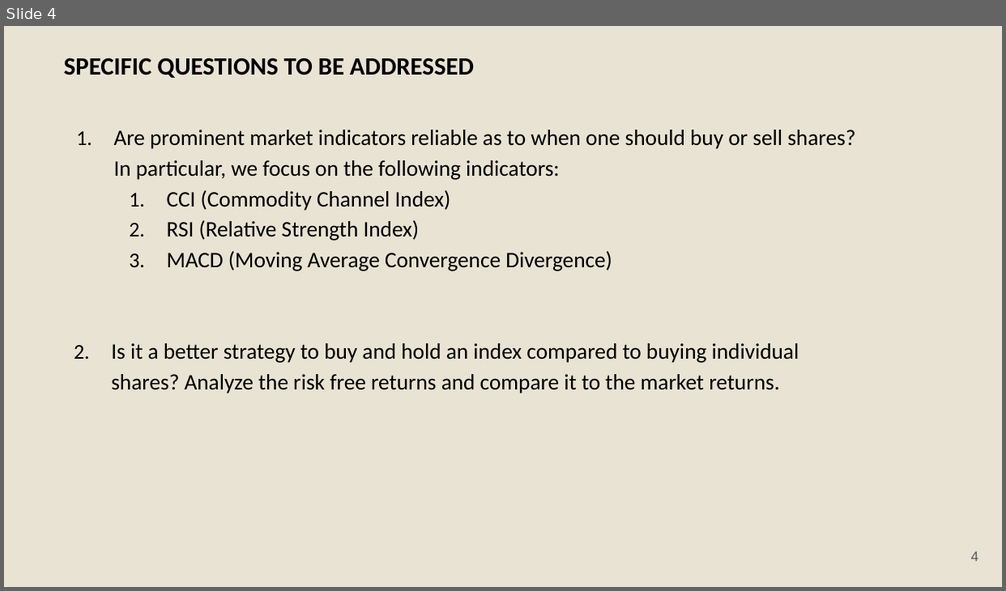
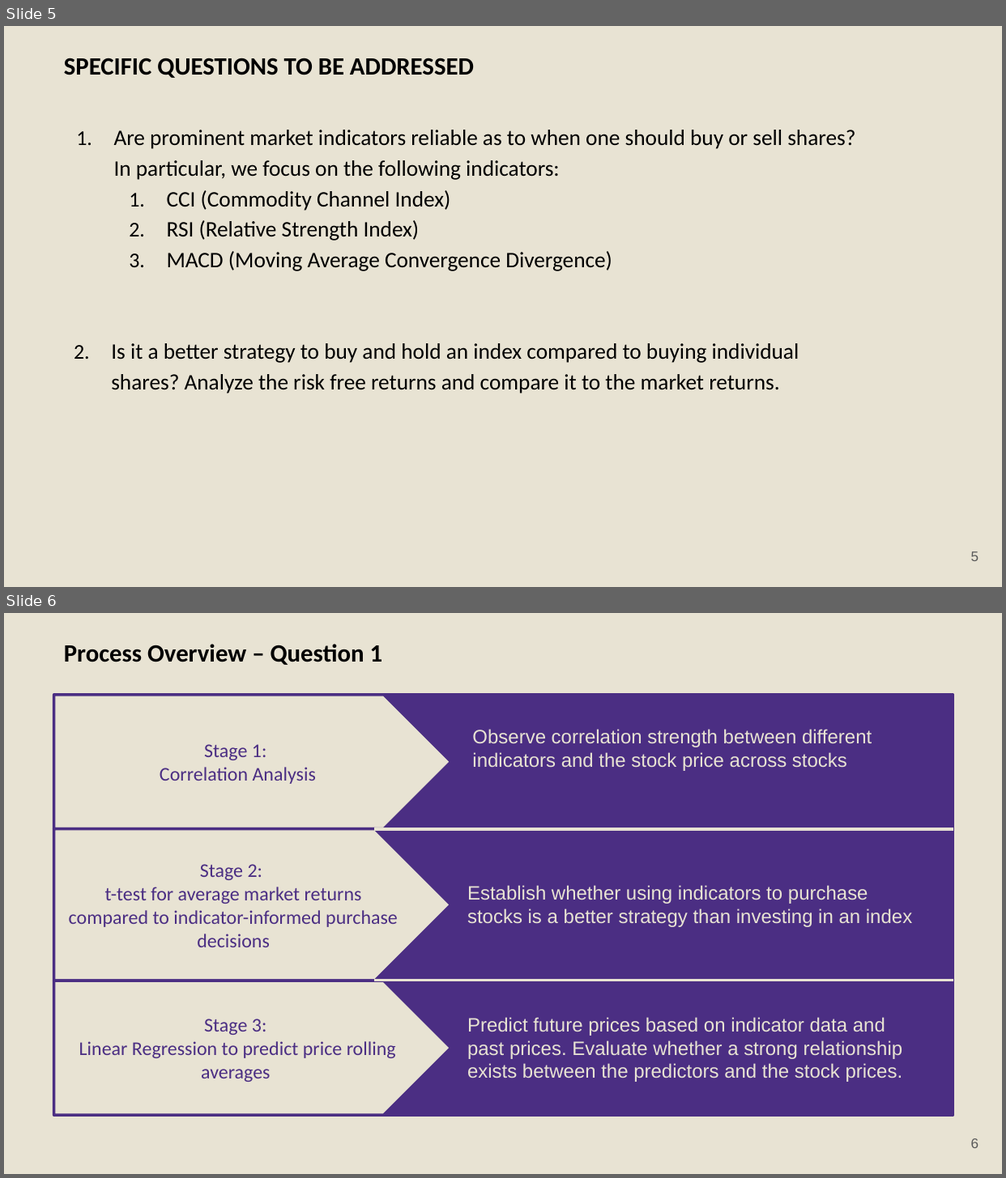
Before and after one commit to svraman1991/Data557Stonks, a slide deck: Group 44 - Data 557 - Final.pptx. Shown one above the other, each under a label of ours: slide 4 before the commit, slides 5 and 6 after it. The pictures are 1006x591 and 1006x1178 pixels, drawn with LibreOffice and Linux fonts; fonts in the diff are those of the drawing. Boxes give left, top, right and bottom in pixels: in the first picture for what was removed or moved away, otherwise in the second. Text is boxed around its words. In the diff, an @@ line names an element or a change of style, - is before the commit and + after.

Commit message:
Current ppt

```diff
--- a/Group 44 - Data 557 - Final.pptx
+++ b/Group 44 - Data 557 - Final.pptx
@@ slide 6 added at (4,613,1002,1174), background #E8E3D3 @@
@@ text added at (64,644,383,665), 18 pt, text #000000, bold @@
+Process Overview – Question 1
@@ rectangle added at (54,695,953,1115), fill #4B2E83, outline #4B2E83 2 pt @@
@@ pentagon arrow added at (54,695,451,829), fill #E8E3D3, outline #4B2E83 2 pt, 14 pt, text #4B2E83 @@
+Stage 1:
+Correlation Analysis
@@ text added at (472,729,872,771), 14 pt, text #E8E3D3 @@
+Observe correlation strength between different indicators and the stock price across stocks
@@ pentagon arrow added at (54,828,451,980), fill #E8E3D3, outline #4B2E83 2 pt, 14 pt, text #4B2E83 @@
+Stage 2:
+t-test for average market returns compared to indicator-informed purchase decisions
@@ line added from (374, 828) to (953, 828), #E8E3D3 2.25 pt @@
@@ text added at (467,885,912,927), 14 pt, text #E8E3D3 @@
+Establish whether using indicators to purchase stocks is a better strategy than investing in an index
@@ pentagon arrow added at (54,982,451,1116), fill #E8E3D3, outline #4B2E83 2 pt, 14 pt, text #4B2E83 @@
+Stage 3:
+Linear Regression to predict price rolling averages
@@ line added from (374, 980) to (953, 980), #E8E3D3 2.25 pt @@
@@ text added at (467,1017,903,1082), 14 pt, text #E8E3D3 @@
+Predict future prices based on indicator data and past prices. Evaluate whether a strong relationship exists between the predictors and the stock prices.
@@ page number added at (971,1139,979,1148), 10 pt, text #595959 @@
+6
@@ what was slide 4 is now slide 5 @@
@@ page number at (971,552,979,561): text changed @@
-4
+5
```
Also in this commit, not shown: 4 other slides added, 1 slide removed.
